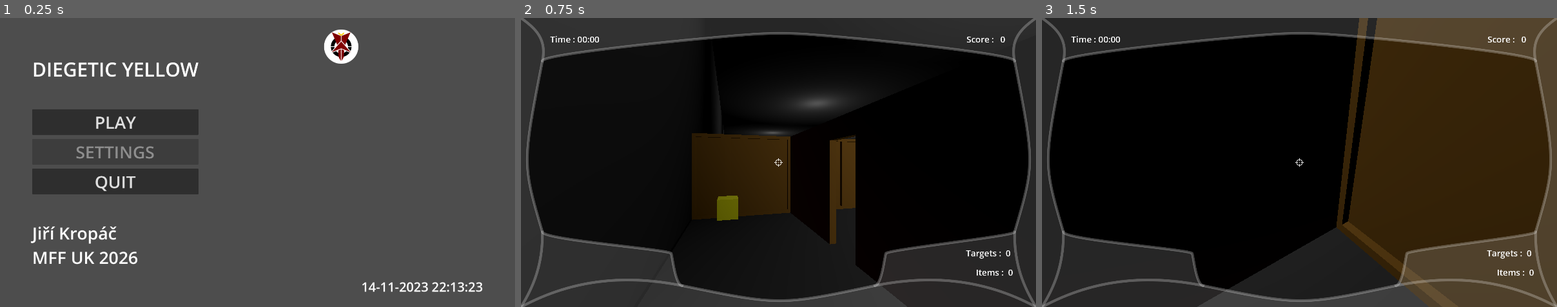
Above: before the commit, frames 1-3 (left to right).
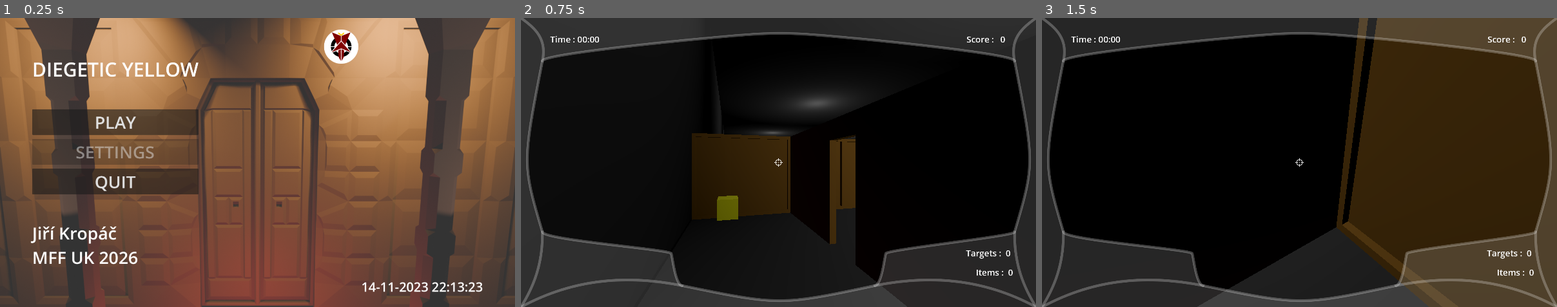
Above: after the commit, the same moments.

Repository: Vojguard/Diegetic-Yellow
Game: Godot game, scene res://UI/main_menu.tscn
Same seed, same stepped clock (60 frames per second), same inputs: the game is played once before the commit and once after it.
Inputs (mouse positions are in pixels of both pictures, inside the frame that each line leads up to):
- Up to frame 1 (0.25 s): no input
- Up to frame 2 (0.75 s): click "PLAY" at 0.5 s
- Up to frame 3 (1.5 s): tap Enter at 1.25 s; move the mouse to (1325, 162) at 1.27 s; hold W (forward) from 1.28 s (still down); right-click (1325, 162) at 1.35 s

The runs differ from the first frame. In frame 1, 80% of the frame differs, in the area x 0-100%, y 0-100%; in frame 2, nothing differs; in frame 3, nothing differs.
Error in both runs: Trying to return value of type "Callable" from a function whose return type is "bool". (res://Autoload/log_writer.gd:34)

Commit message:
main menu background render

Diff:
--- a/UI/main_menu.tscn
+++ b/UI/main_menu.tscn
@@ -1,10 +1,16 @@
-[gd_scene load_steps=3 format=3 uid="uid://cos4y7qhiixte"]
+[gd_scene load_steps=4 format=3 uid="uid://cos4y7qhiixte"]
 
 [ext_resource type="Script" uid="uid://d2qtfrbhsxi11" path="res://UI/main_menu.gd" id="1_tk8dj"]
+[ext_resource type="Texture2D" uid="uid://e51jha23oxhv" path="res://UI/menu_bg.png" id="2_d8nwk"]
 [ext_resource type="Texture2D" uid="uid://dikg0rrwpq6et" path="res://game_icon.png" id="2_tk8dj"]
 
 [node name="CanvasLayer" type="CanvasLayer"]
 script = ExtResource("1_tk8dj")
+
+[node name="TextureRect" type="TextureRect" parent="."]
+offset_right = 40.0
+offset_bottom = 40.0
+texture = ExtResource("2_d8nwk")
 
 [node name="MarginContainer" type="MarginContainer" parent="."]
 anchors_preset = 15
Binary file added: UI/menu_bg.png
Not shown, added: UI/menu_bg.png.import
